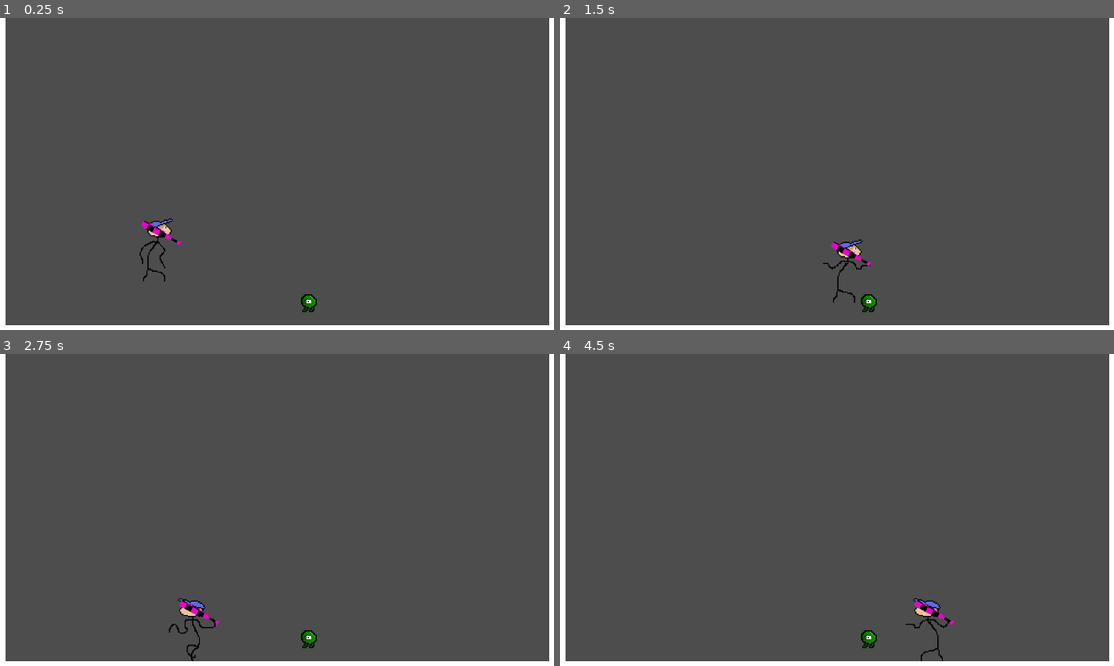
Above: before the commit, frames 1-4 (two rows, left to right).
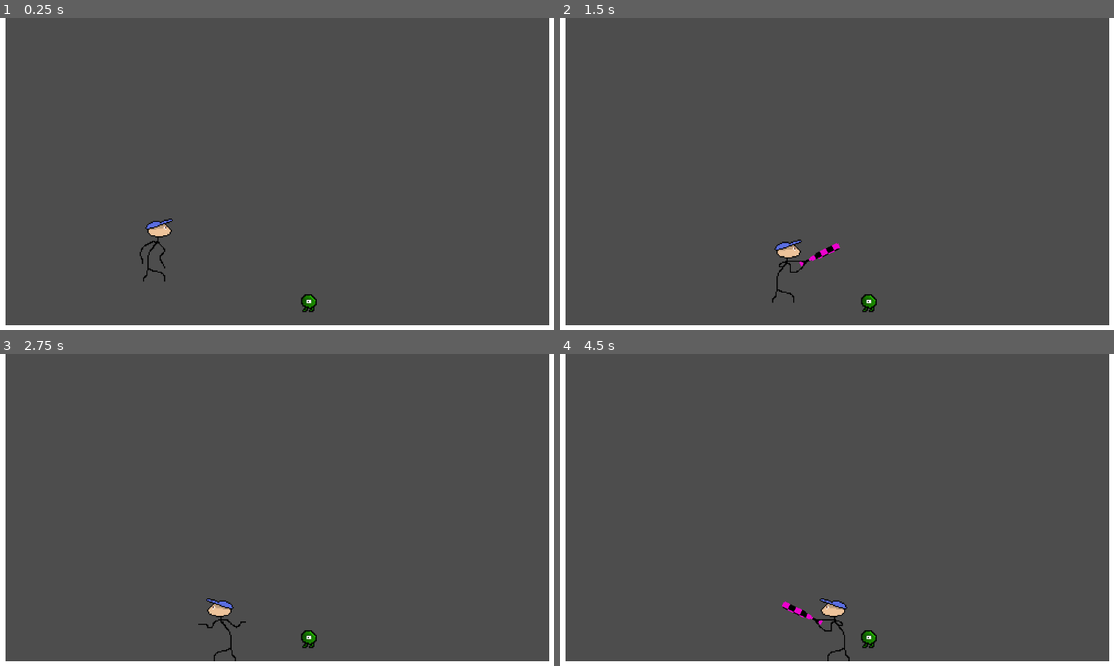
Above: after the commit, the same moments.

Repository: jacobjameskbb/GameDev-Th-Spring2024-Adventure
Game: Godot game, scene res://main.tscn
The game is run twice, just before and just after one commit, with the same random seed, the same clock (stepped at 60 frames per second) and the same inputs.
Inputs (mouse positions are in pixels of both pictures, inside the frame that each line leads up to):
- Up to frame 1 (0.25 s): no input
- Up to frame 2 (1.5 s): move the mouse to (975, 180) at 0.52 s; press the mouse at (975, 180) at 0.53 s; hold D (right) from 0.53 s (still down); tap Space (jump) at 0.77 s; move the mouse to (709, 214) at 1.27 s; release the mouse at (709, 214) at 1.28 s; click (709, 214) at 1.35 s
- Up to frame 3 (2.75 s): tap Space (jump) at 1.52 s; move the mouse to (337, 453) at 2.02 s; release D (right) at 2.03 s; press the mouse at (337, 453) at 2.03 s; hold A (left) from 2.03 s (still down)
- Up to frame 4 (4.5 s): move the mouse to (803, 603) at 2.77 s; release A (left) at 2.78 s; release the mouse at (803, 603) at 2.78 s; hold D (right) 2.78-4.28 s; click (803, 603) at 2.85 s; tap Space (jump) at 3.02, 3.77 s; move the mouse to (1025, 588) at 3.52 s; press the mouse at (1025, 588) at 3.53 s; move the mouse to (643, 478) at 4.27 s; release the mouse at (643, 478) at 4.28 s; hold A (left) from 4.28 s (still down); click (643, 478) at 4.35 s

The runs differ from the first frame. In frame 1, 0.1% of the frame differs, in the area x 25-33%, y 65-73%; in frame 2, 0.8%; in frame 3, 0.7%; in frame 4, 0.8%, in the area x 40-72%, y 78-99%.

Commit message:
bat attack

Diff:
--- a/Bat.gd
+++ b/Bat.gd
@@ -2,19 +2,22 @@
 
 const ROTATION_SPEED = 10
 
+var swinging = false
+
 func _ready():
-	pass
+	hide()
 
 func attack(direction):
-	if direction == 'right':
-		position = Vector2(17.5,-4.5)
-		rotation_degrees = -60
-		wait(0.05)
-		rotation_degrees += ROTATION_SPEED
-		while rotation_degrees != -60:
-			rotation_degrees += ROTATION_SPEED
-			wait(0.05)
+	show()
+	$AnimationPlayer.play('bat_attack')
+	swinging = true
 
 
 func wait(time_in_seconds):
 	await get_tree().create_timer(time_in_seconds).timeout
+
+
+func _on_animation_player_animation_finished(anim_name):
+	if anim_name == 'bat_attack':
+		hide()
+		swinging = false
--- a/Nodes/Card/card.gd
+++ b/Nodes/Card/card.gd
@@ -2,6 +2,7 @@
 
 const MOVEMENT_SPEED = 300
 const ROTATION_SPEED = 20
+const DELETE_TIME_SECONDS = 15
 
 var collided_with_wall: bool = false
 
@@ -11,6 +12,8 @@
 
 func _ready():
 	$CollisionShape2D.disabled = true
+
+
 
 func _physics_process(delta):
 
@@ -32,6 +35,9 @@
 	while colliding_with_player:
 		await get_tree().process_frame
 	$CollisionShape2D.disabled = false
+	await get_tree().create_timer(DELETE_TIME_SECONDS).timeout
+	queue_free()
+
 
 
 #--AREAS--
--- a/Player.gd
+++ b/Player.gd
@@ -10,6 +10,8 @@
 
 # Get the gravity from the project settings to be synced with RigidBody nodes.
 var gravity = ProjectSettings.get_setting("physics/2d/default_gravity")
+
+var direction = 'right'
 
 #Create control/other bool variables
 var pressed_left: bool = false
@@ -27,6 +29,9 @@
 
 var just_pressed_shoot_left: bool = false
 var just_pressed_shoot_right: bool = false
+
+var pressed_attack_bat: bool = false
+var just_pressed_attack_bat: bool = false
 
 
 
@@ -51,6 +56,9 @@
 	just_pressed_shoot_left = Input.is_action_just_pressed('launch card left')
 	just_pressed_shoot_right = Input.is_action_just_pressed('launch card right')
 
+	pressed_attack_bat = Input.is_action_pressed('bat attack')
+	just_pressed_attack_bat = Input.is_action_just_pressed('bat attack')
+
 	on_floor = is_on_floor()
 
 	#-Set the velocity-
@@ -60,7 +68,7 @@
 	if on_floor and just_pressed_jump:
 		velocity.y = JUMP_VELOCITY
 
-	if pressed_left and velocity.x > -SPEED:
+	if pressed_left and velocity.x > -SPEED and not $Bat.swinging:
 		velocity.x -= ACCELERATION
 		if velocity.x < -SPEED:
 			velocity.x = SPEED
@@ -70,7 +78,7 @@
 			velocity.x = 0
 
 
-	if pressed_right and velocity.x < SPEED:
+	if pressed_right and velocity.x < SPEED and not $Bat.swinging:
 		velocity.x += ACCELERATION
 		if velocity.x > SPEED:
 			velocity.x = SPEED
@@ -87,15 +95,27 @@
 		shoot('left')
 	if just_pressed_shoot_right:
 		shoot('right')
+
+	if just_pressed_attack_bat:
+		$Bat.attack(direction)
 	#-----VISUALS-----
-	if pressed_left:
-		$AnimatedSprite2D.flip_h = true
-		$AnimatedSprite2D.animation = 'walking'
-	if pressed_right:
-		$AnimatedSprite2D.flip_h = false
-		$AnimatedSprite2D.animation = 'walking'
-	if not pressed_left and not pressed_right:
-		$AnimatedSprite2D.animation = 'standing'
+	if (just_pressed_right and direction == 'left') or (just_pressed_left and direction == 'right'):
+			scale.x = -2
+	if $Bat.swinging:
+		$AnimatedSprite2D.animation = 'attack bat'
+	else:
+
+		if pressed_left:
+			direction = 'left'
+			$AnimatedSprite2D.animation = 'walking'
+		if pressed_right:
+			direction = 'right'
+			$AnimatedSprite2D.animation = 'walking'
+		if not pressed_left and not pressed_right:
+			$AnimatedSprite2D.animation = 'standing'
+
+
+
 
 #-----FUNCTIONS-----
 
--- a/main.tscn
+++ b/main.tscn
@@ -102,6 +102,29 @@
 radius = 11.0
 height = 56.8
 
+[sub_resource type="Animation" id="Animation_2t7ix"]
+resource_name = "bat_attack"
+tracks/0/type = "value"
+tracks/0/imported = false
+tracks/0/enabled = true
+tracks/0/path = NodePath("World/Player/Bat:rotation")
+tracks/0/interp = 1
+tracks/0/loop_wrap = true
+tracks/0/keys = {
+"times": PackedFloat32Array(0, 1),
+"transitions": PackedFloat32Array(1, 1),
+"update": 0,
+"values": [-1.07687, 5.20632]
+}
+
+[sub_resource type="AnimationLibrary" id="AnimationLibrary_mnuv5"]
+_data = {
+"bat_attack": SubResource("Animation_2t7ix")
+}
+
+[sub_resource type="RectangleShape2D" id="RectangleShape2D_8h7uq"]
+size = Vector2(6.46809, 39.2148)
+
 [node name="Level 0" type="Node2D"]
 
 [node name="World" type="Node2D" parent="."]
@@ -161,11 +184,25 @@
 [node name="Bat" type="CharacterBody2D" parent="World/Player"]
 position = Vector2(17.5, -4.49998)
 rotation = -1.07687
+collision_layer = 0
+collision_mask = 0
 script = ExtResource("8_8ryn7")
 
 [node name="Sprite2D" type="Sprite2D" parent="World/Player/Bat"]
 texture = ExtResource("9_t78e3")
 offset = Vector2(0, -15)
+
+[node name="AnimationPlayer" type="AnimationPlayer" parent="World/Player/Bat"]
+root_node = NodePath("../../../..")
+libraries = {
+"": SubResource("AnimationLibrary_mnuv5")
+}
+speed_scale = 3.0
+
+[node name="CollisionShape2D" type="CollisionShape2D" parent="World/Player/Bat"]
+position = Vector2(-0.118294, -15.0019)
+scale = Vector2(1, 1)
+shape = SubResource("RectangleShape2D_8h7uq")
 
 [node name="UI" type="Control" parent="."]
 visible = false
@@ -176,3 +213,5 @@
 
 [node name="Sound" type="Node2D" parent="."]
 visible = false
+
+[connection signal="animation_finished" from="World/Player/Bat/AnimationPlayer" to="World/Player/Bat" method="_on_animation_player_animation_finished"]
--- a/project.godot
+++ b/project.godot
@@ -47,6 +47,11 @@
 "events": [Object(InputEventKey,"resource_local_to_scene":false,"resource_name":"","device":-1,"window_id":0,"alt_pressed":false,"shift_pressed":false,"ctrl_pressed":false,"meta_pressed":false,"pressed":false,"keycode":0,"physical_keycode":69,"key_label":0,"unicode":101,"echo":false,"script":null)
 ]
 }
+"bat attack"={
+"deadzone": 0.5,
+"events": [Object(InputEventMouseButton,"resource_local_to_scene":false,"resource_name":"","device":-1,"window_id":0,"alt_pressed":false,"shift_pressed":false,"ctrl_pressed":false,"meta_pressed":false,"button_mask":0,"position":Vector2(0, 0),"global_position":Vector2(0, 0),"factor":1.0,"button_index":1,"canceled":false,"pressed":false,"double_click":false,"script":null)
+]
+}
 
 [layer_names]
 
Not shown: 1 places in main.tscn that only renumber resources
